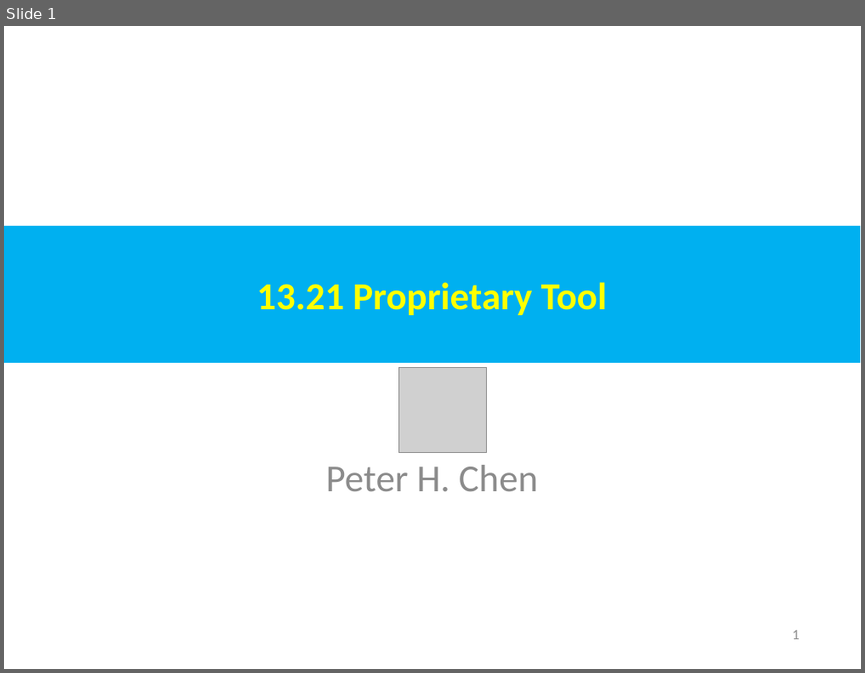
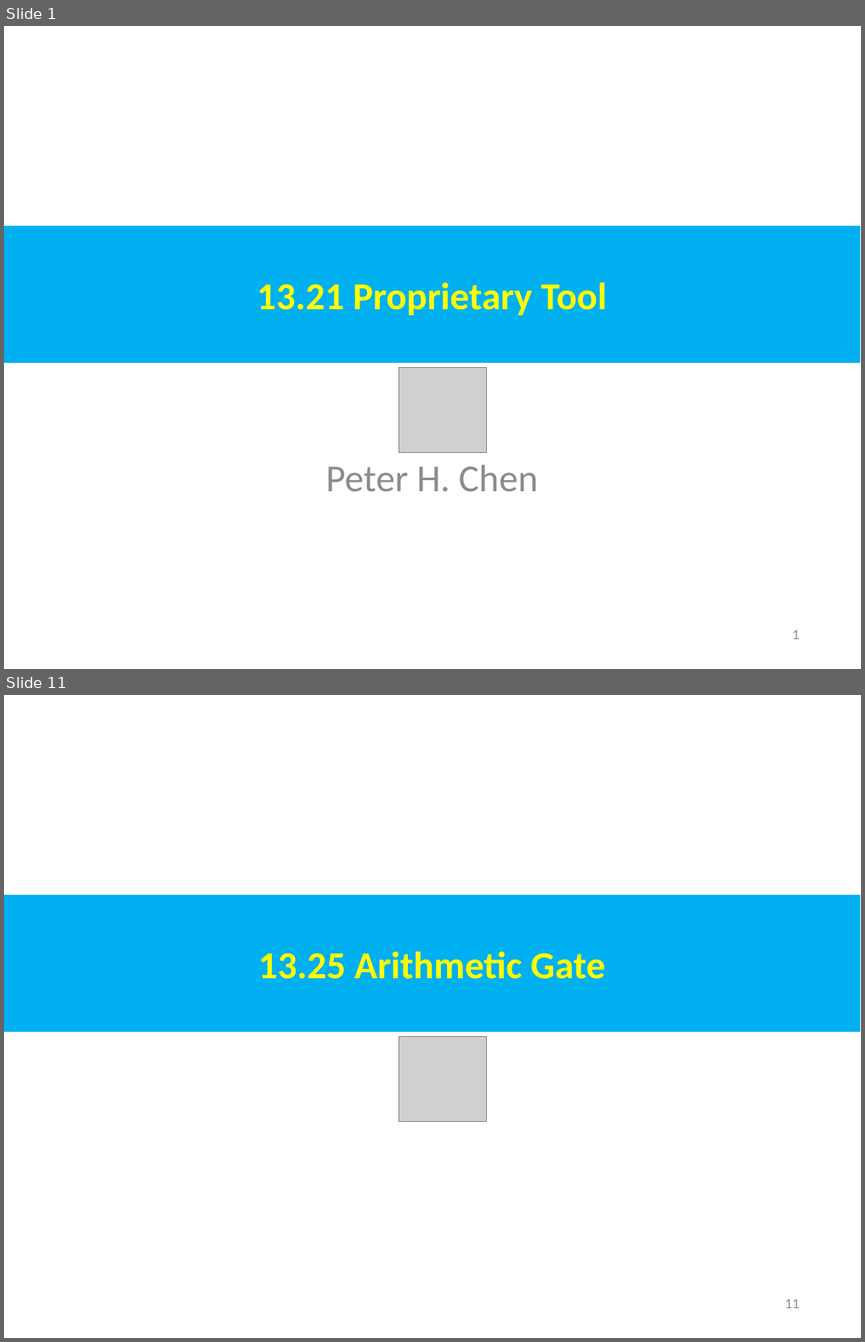
Before and after one commit to peterhchen/AIU_CS800_Chisel, a slide deck: 500_Chisel_Conf/013_FPGA/000_Video/013.21_30_Tool.ppt. Shown one above the other, each under a label of ours: slide 1 before the commit, slides 1 and 11 after it; the slides between them are not shown. The pictures are 865x673 and 865x1342 pixels, drawn with LibreOffice and Linux fonts; fonts in the diff are those of the drawing; grey boxes stand for pictures. Boxes give left, top, right and bottom in pixels: in the first picture for what was removed or moved away, otherwise in the second. Text is boxed around its words. In the diff, an @@ line names an element or a change of style, - is before the commit and + after.

```diff
--- a/500_Chisel_Conf/013_FPGA/000_Video/013.21_30_Tool.ppt
+++ b/500_Chisel_Conf/013_FPGA/000_Video/013.21_30_Tool.ppt
@@ slide 11 added at [4, 695, 861, 1338], background #FFFFFF @@
@@ rectangle added at [4, 895, 860, 1032], fill #00B0F0, 32 pt, text #FFFF00, bold @@
+13.25 Arithmetic Gate
@@ picture added at [399, 1037, 487, 1122] @@
@@ page number added at [785, 1299, 800, 1308], 12 pt, text #8B8B8B @@
+11
```
Also in this commit, not shown: 1 slide changed, 19 other slides added, 2 other files.
